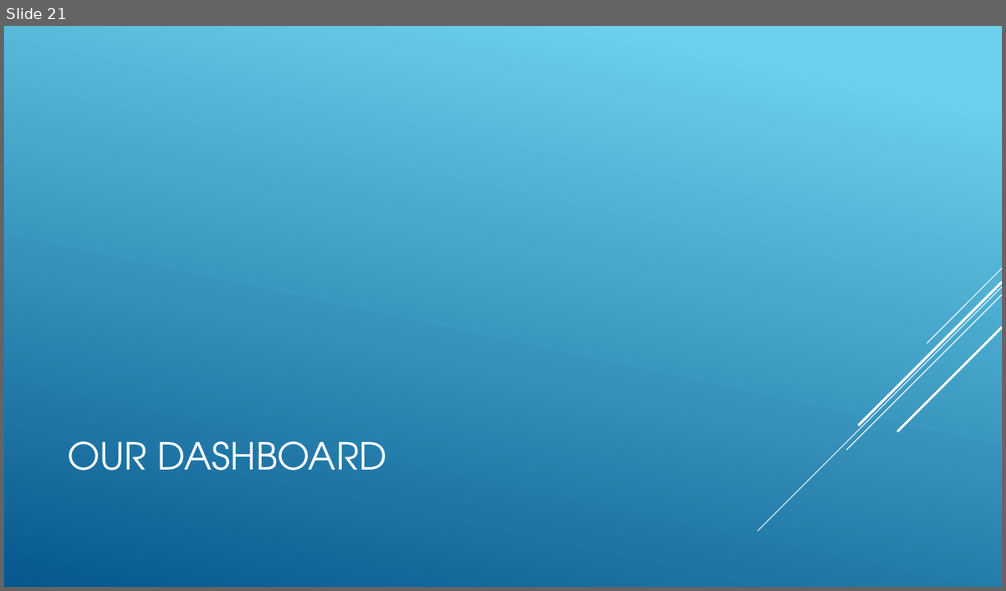
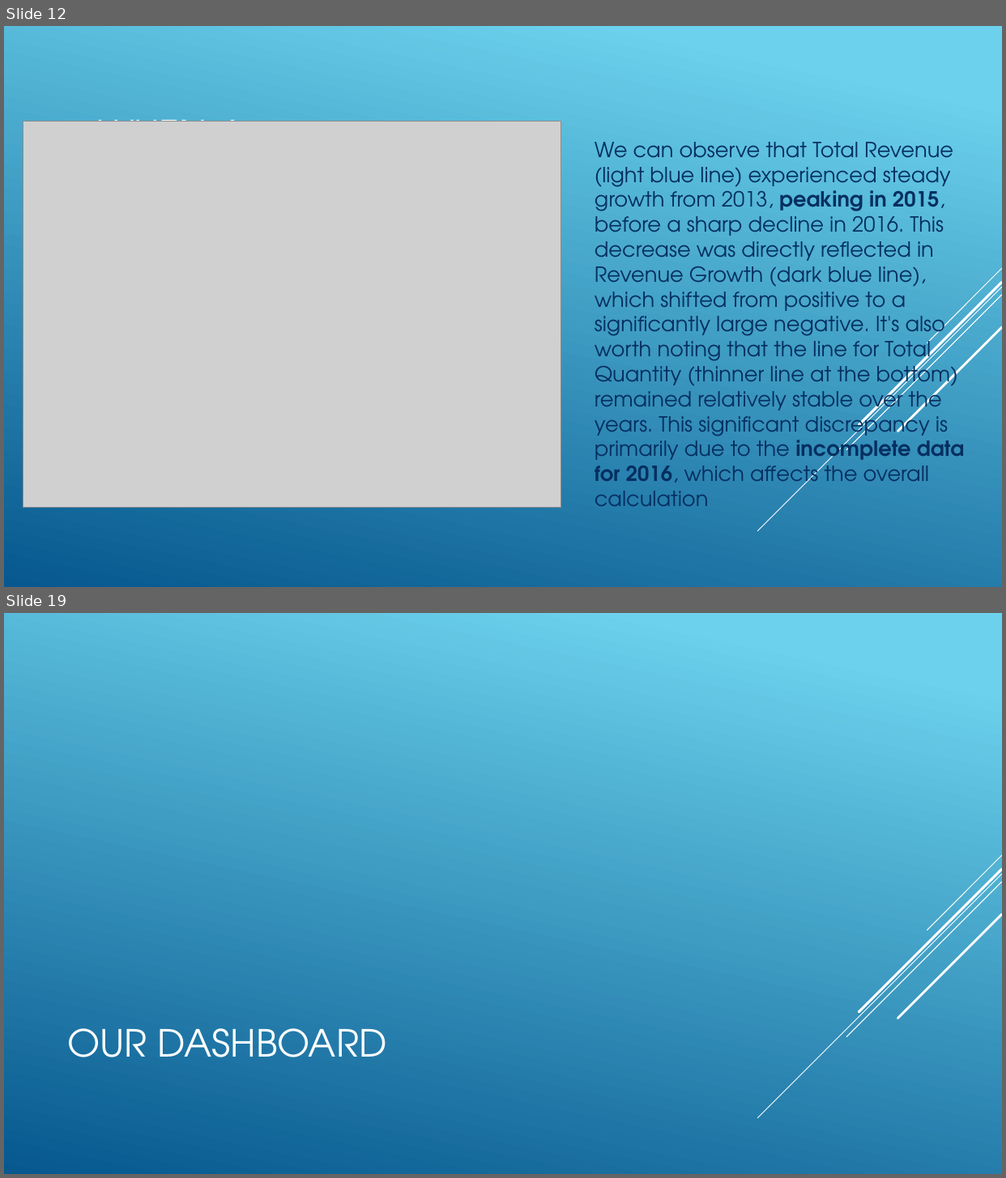
Before and after one commit to mohmedhasan1981/The-First, a slide deck: WWI.pptx. Shown one above the other, each under a label of ours: slide 21 before the commit, slides 12 and 19 after it; the slides between them are not shown. The pictures are 1006x591 and 1006x1178 pixels, drawn with LibreOffice and Linux fonts; fonts in the diff are those of the drawing; grey boxes stand for pictures; background and template pictures are left out. Boxes give left, top, right and bottom in pixels: in the first picture for what was removed or moved away, otherwise in the second. Text is boxed around its words. In the diff, an @@ line names an element or a change of style, - is before the commit and + after.

```diff
--- a/WWI.pptx
+++ b/WWI.pptx
@@ slide 12 added at [4,26,1002,587], background gradient #6ED2EB to #06588E; not listed: 5 template elements that a slide beside it also shows @@
@@ picture added at [23,121,561,508] @@
@@ title added at [98,109,239,122], 36 pt, text #FFFFFF @@
+WHEN 4
@@ text added at [594,142,964,506], 20 pt, text #052F61 @@
+We can observe that Total Revenue (light blue line) experienced steady growth from 2013, peaking in 2015, before a sharp decline in 2016. This decrease was directly reflected in Revenue Growth (dark blue line), which shifted from positive to a significantly large negative. It's also worth noting that the line for Total Quantity (thinner line at the bottom) remained relatively stable over the years. This significant discrepancy is primarily due to the incomplete data for 2016, which affects the overall calculation
@@ what was slide 21 is now slide 19 @@
```
Also in this commit, not shown: 4 slides changed, 13 other slides added, 16 slides removed.
